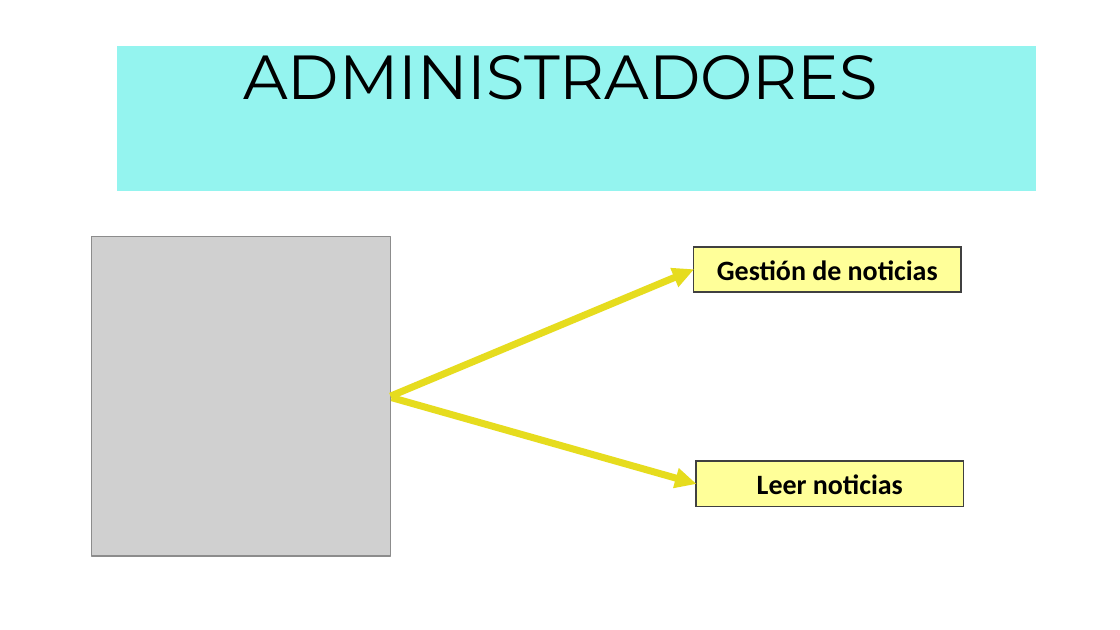
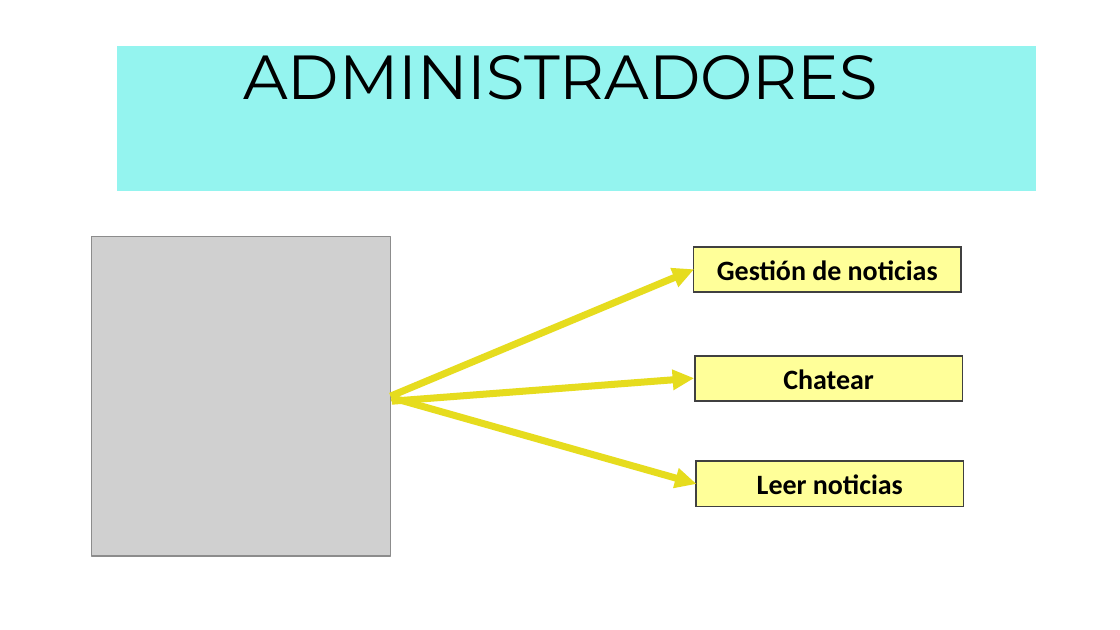
Before and after one commit to GonzaloEchevarria/Sistemas_Web_1, a slide deck: slide 7 of docs/Gacetilleros.odp. Drawn at 1120x630 pixels with LibreOffice and Linux fonts; fonts in the diff are those of the drawing; grey boxes stand for pictures; background and template pictures are left out. Boxes give left, top, right and bottom in pixels: in the first picture for what was removed or moved away, otherwise in the second. Text is boxed around its words. In the diff, an @@ line names an element or a change of style, - is before the commit and + after.

```diff
--- a/docs/Gacetilleros.odp
+++ b/docs/Gacetilleros.odp
@@ rectangle added at (694,356,962,401), fill #FFFF99, outline #404040 0.99 pt, 18 pt, text #000000, bold @@
+Chatear
@@ arrow added from (392, 401) to (693, 379), #E6DC1E 4.51 pt @@
```
Also in this commit, not shown: 1 other slide changed, 1 other file.
